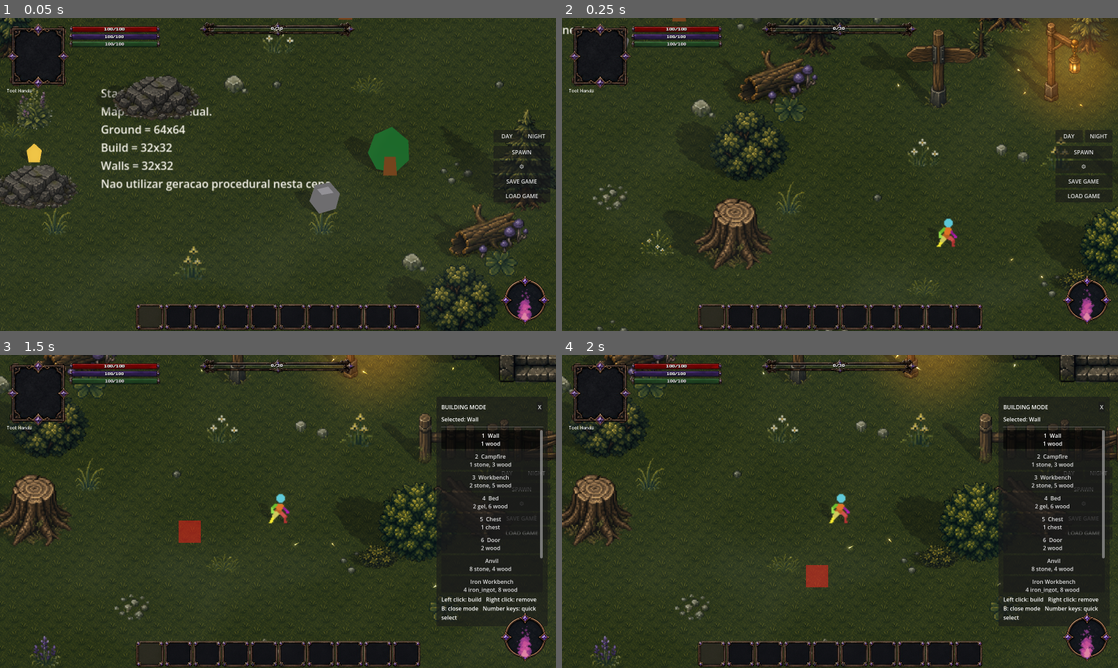
Above: before the commit, frames 1-4 (two rows, left to right).
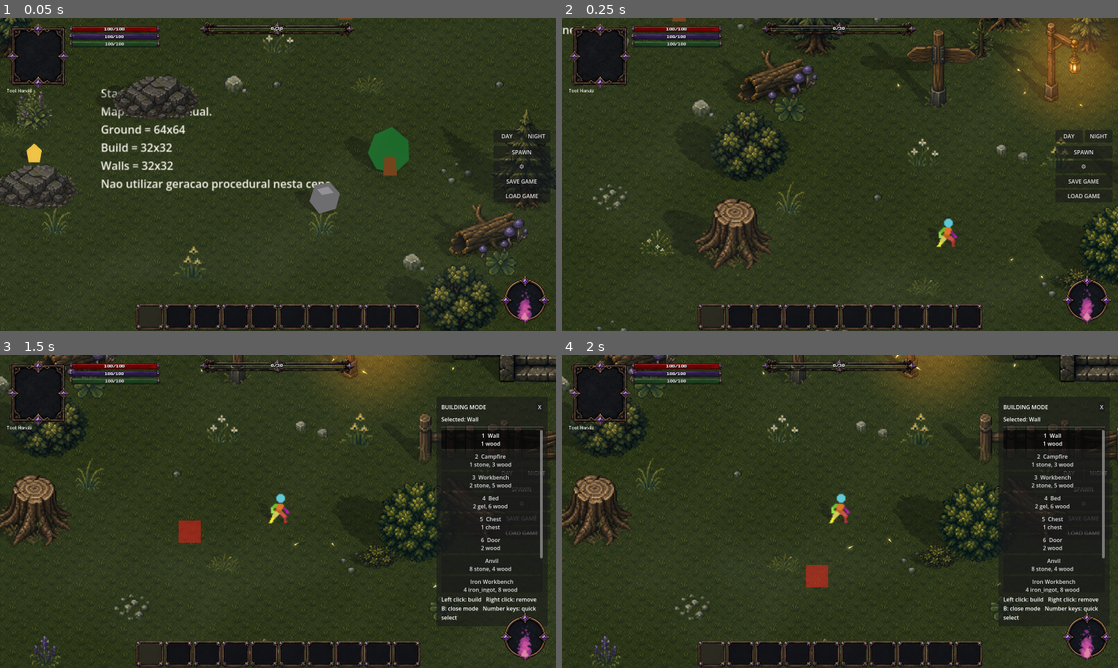
Above: after the commit, the same moments.

Repository: ramonsamagaio/Oathwake-Main
Game: Godot game, scene res://scenes/game/Game.tscn
Two runs of this game, one before a commit and one after it. Both use one fixed random seed, a clock stepped at 60 frames per second and the inputs below. This scene is started directly instead of the project's main scene.
Inputs (mouse positions are in pixels of both pictures, inside the frame that each line leads up to):
- Up to frame 1 (0.05 s): no input
- Up to frame 2 (0.25 s): no input
- Up to frame 3 (1.5 s): tap Enter at 0.5 s; move the mouse to (400, 495) at 0.52 s; hold D 0.53-1.25 s; tap B at 0.6 s; click (400, 495) at 0.67 s; tap Space at 0.77 s; drag from (166, 527) to (250, 574) at 1.27 s
- Up to frame 4 (2 s): no input

The runs differ from the first frame. In frame 1, 0.3% of the frame differs, in the area x 0-100%, y 0-96%; in frame 2, 0.2%; in frame 3, 0.2%; in frame 4, 0.2%.

Commit message:
Expose ambience playback request for headless validation

Diff:
--- a/scripts/game/GameplayAudioController.gd
+++ b/scripts/game/GameplayAudioController.gd
@@ -20,6 +20,7 @@
 var _volume_tween: Tween
 var _check_timer := 0.0
 var _ambience_active := false
+var _ambience_play_requested := false
 
 
 func setup(new_world: Node, new_player: Node2D) -> void:
@@ -106,6 +107,10 @@
 	if _volume_tween != null:
 		_volume_tween.kill()
 	if is_active and not forest_ambience.playing:
+		# Record the actual playback request as well as calling play(). Headless CI
+		# has no audio output driver and may report AudioStreamPlayer.playing=false
+		# even after a valid request, while desktop gameplay does start the stream.
+		_ambience_play_requested = true
 		forest_ambience.play()
 	_volume_tween = create_tween()
 	_volume_tween.tween_property(forest_ambience, "volume_db", ambience_volume_db if is_active else ambience_inactive_volume_db, 1.0)
